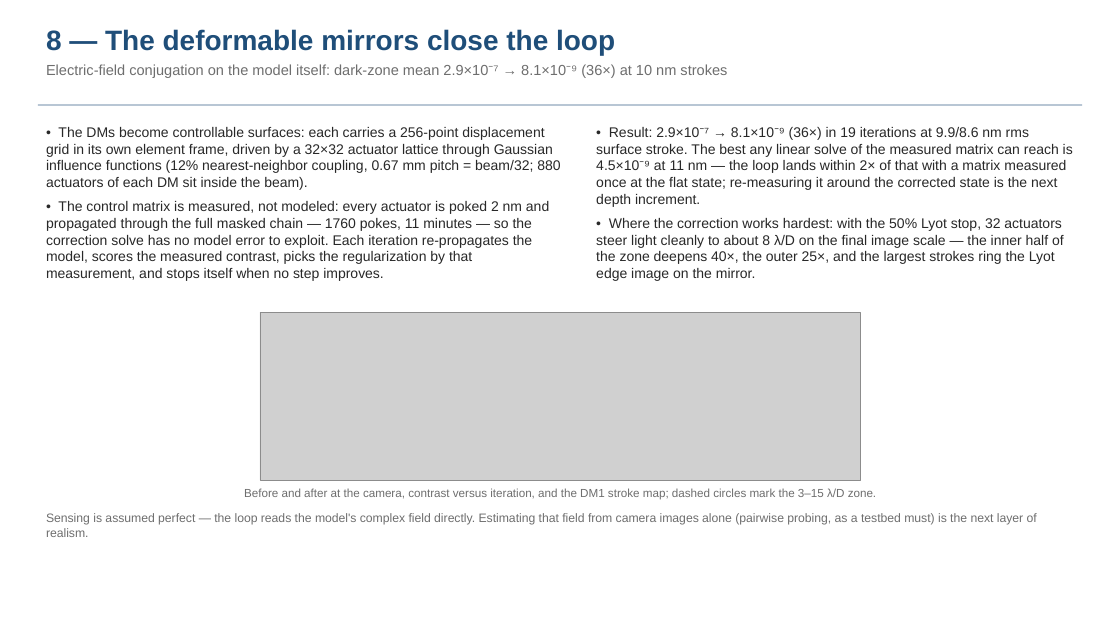
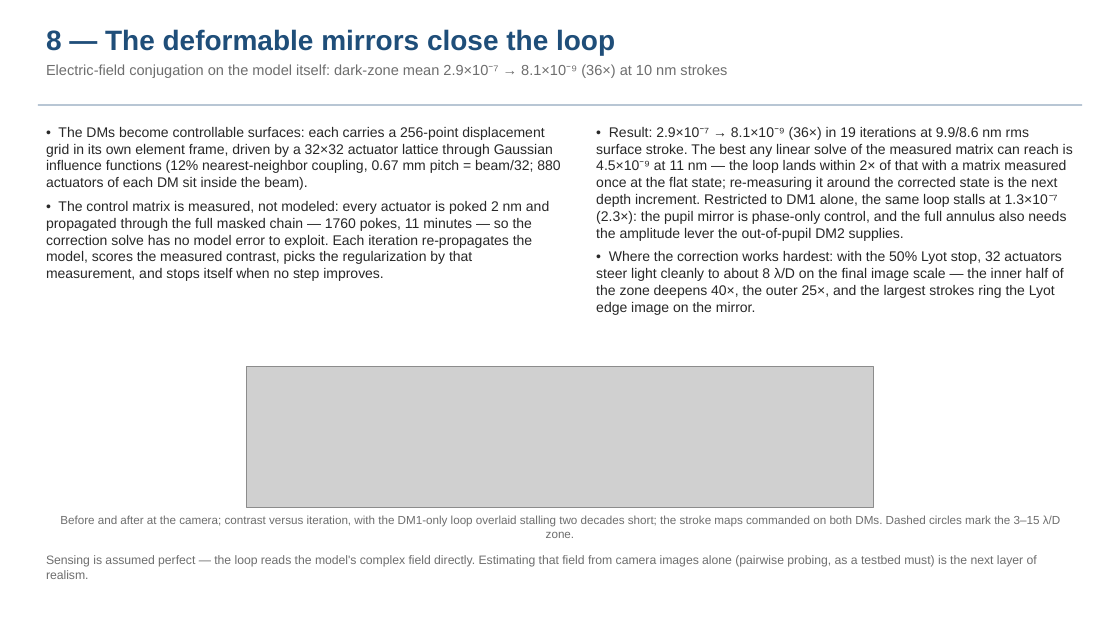
Before and after one commit to nasa-jpl/MACOS_resources, a slide deck: slide 9 of mmacos/templates/30_instruments/bench_ctb/deck_ctb.pptx. Drawn at 1120x630 pixels with LibreOffice and Linux fonts; fonts in the diff are those of the drawing; grey boxes stand for pictures. Boxes give left, top, right and bottom in pixels: in the first picture for what was removed or moved away, otherwise in the second. Text is boxed around its words. In the diff, an @@ line names an element or a change of style, - is before the commit and + after.

```diff
--- a/mmacos/templates/30_instruments/bench_ctb/deck_ctb.pptx
+++ b/mmacos/templates/30_instruments/bench_ctb/deck_ctb.pptx
@@ text at box(596, 127, 1073, 241): text changed @@
-• Result: 2.9×10⁻⁷ → 8.1×10⁻⁹ (36×) in 19 iterations at 9.9/8.6 nm rms surface stroke. The best any linear solve of the measured matrix can reach is 4.5×10⁻⁹ at 11 nm — the loop lands within 2× of that with a matrix measured once at the flat state; re-measuring it around the corrected state is the next depth increment.
+• Result: 2.9×10⁻⁷ → 8.1×10⁻⁹ (36×) in 19 iterations at 9.9/8.6 nm rms surface stroke. The best any linear solve of the measured matrix can reach is 4.5×10⁻⁹ at 11 nm — the loop lands within 2× of that with a matrix measured once at the flat state; re-measuring it around the corrected state is the next depth increment. Restricted to DM1 alone, the same loop stalls at 1.3×10⁻⁷ (2.3×): the pupil mirror is phase-only control, and the full annulus also needs the amplitude lever the out-of-pupil DM2 supplies.
@@ picture: place and size @@
-picture at box(260, 313, 860, 481)
+picture at box(246, 367, 874, 507)
@@ text at box(60, 515, 1060, 538): text changed @@
-Before and after at the camera, contrast versus iteration, and the DM1 stroke map; dashed circles mark the 3–15 λ/D zone.
+Before and after at the camera; contrast versus iteration, with the DM1-only loop overlaid stalling two decades short; the stroke maps commanded on both DMs. Dashed circles mark the 3–15 λ/D zone.
@@ text "Sensing is assumed perfect — ...": place and size @@
-text "Sensing is assumed perfect — ..." at box(46, 513, 1037, 537)
+text "Sensing is assumed perfect — ..." at box(46, 555, 1037, 579)
```
Also in this commit, not shown: 4 other files.
